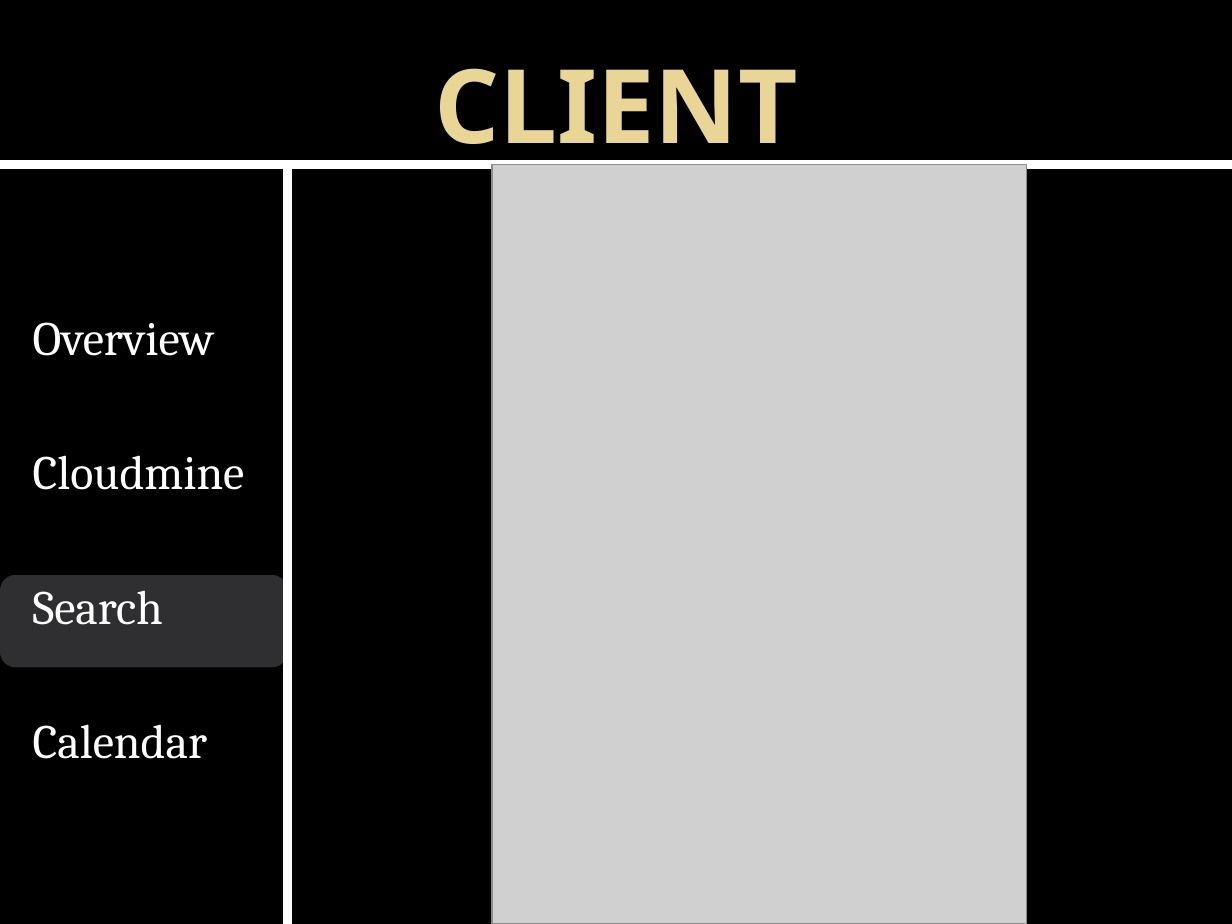
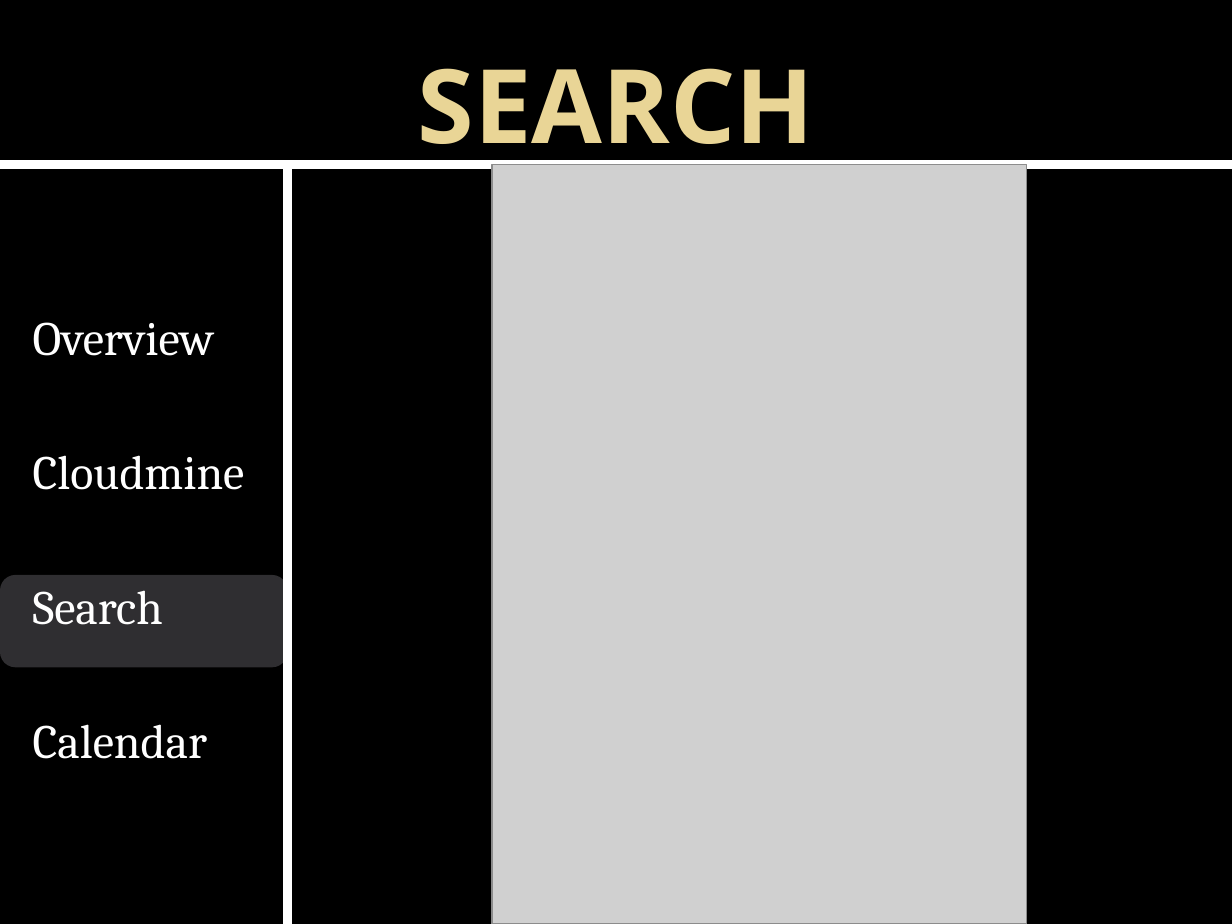
Before and after one commit to times05/Concert_Calendar, a slide deck: slide 6 of Concert Calendar Presentation.pptx. Drawn at 1232x924 pixels with LibreOffice and Linux fonts; fonts in the diff are those of the drawing; grey boxes stand for pictures; background and template pictures are left out. Boxes give left, top, right and bottom in pixels: in the first picture for what was removed or moved away, otherwise in the second. Text is boxed around its words. In the diff, an @@ line names an element or a change of style, - is before the commit and + after.

```diff
--- a/Concert Calendar Presentation.pptx
+++ b/Concert Calendar Presentation.pptx
@@ title at [418,68,815,170]: text changed @@
-CLIENT
+SEARCH
```
Also in this commit, not shown: 6 other slides changed, 1 slide added, 2 slides removed.
